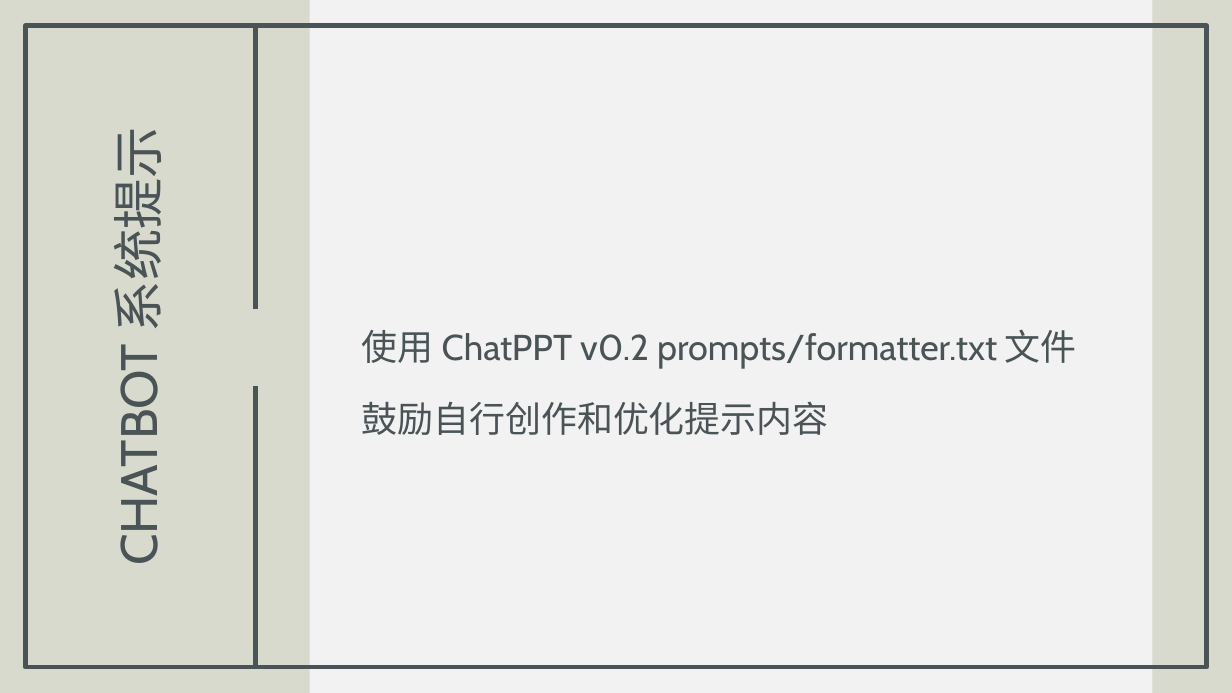
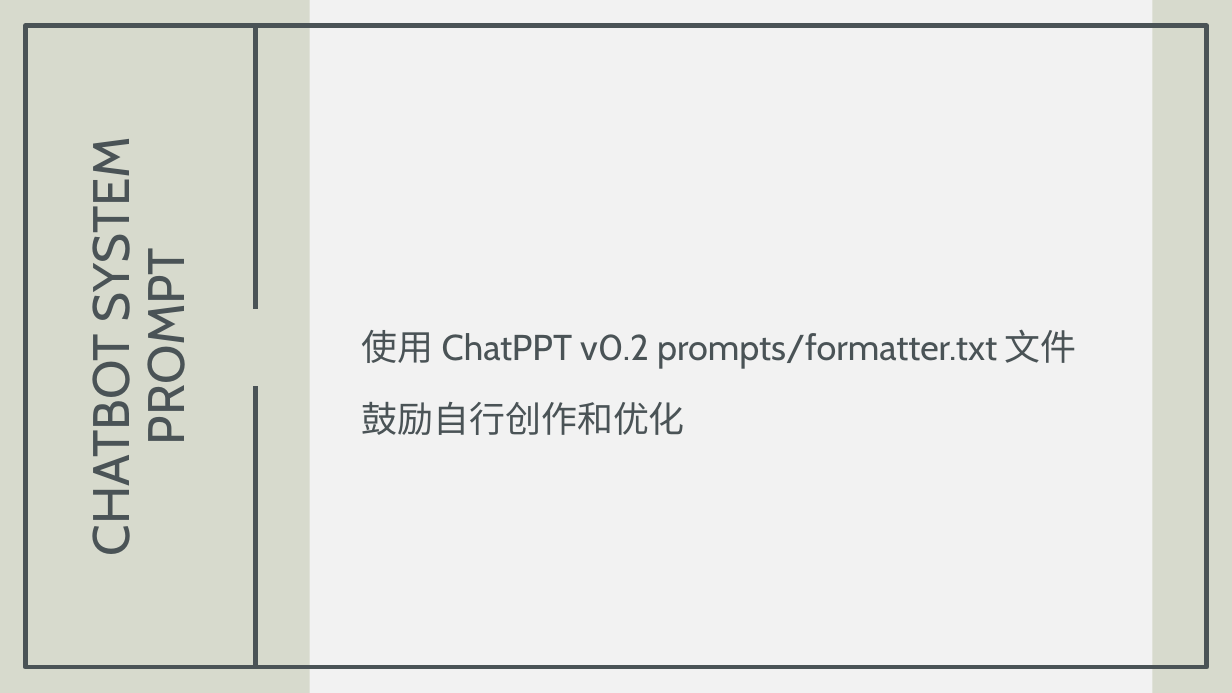
Before and after one commit to PFNOW/ChatPPT, a slide deck: slide 4 of src/outputs/第五次作业.pptx (slide 5 before the commit). Drawn at 1232x693 pixels with LibreOffice and Linux fonts; fonts in the diff are those of the drawing. Boxes give left, top, right and bottom in pixels: in the first picture for what was removed or moved away, otherwise in the second. Text is boxed around its words. In the diff, an @@ line names an element or a change of style, - is before the commit and + after.

```diff
--- a/src/outputs/第五次作业.pptx
+++ b/src/outputs/第五次作业.pptx
@@ title at box(80, 154, 197, 549): text changed @@
-CHATBOT 系统提示
+CHATBOT SYSTEM PROMPT
@@ text at box(362, 402, 685, 435): text changed @@
-鼓励自行创作和优化提示内容
+鼓励自行创作和优化
```
Also in this commit, not shown: 4 other slides changed, 1 slide removed, 5 other files.
